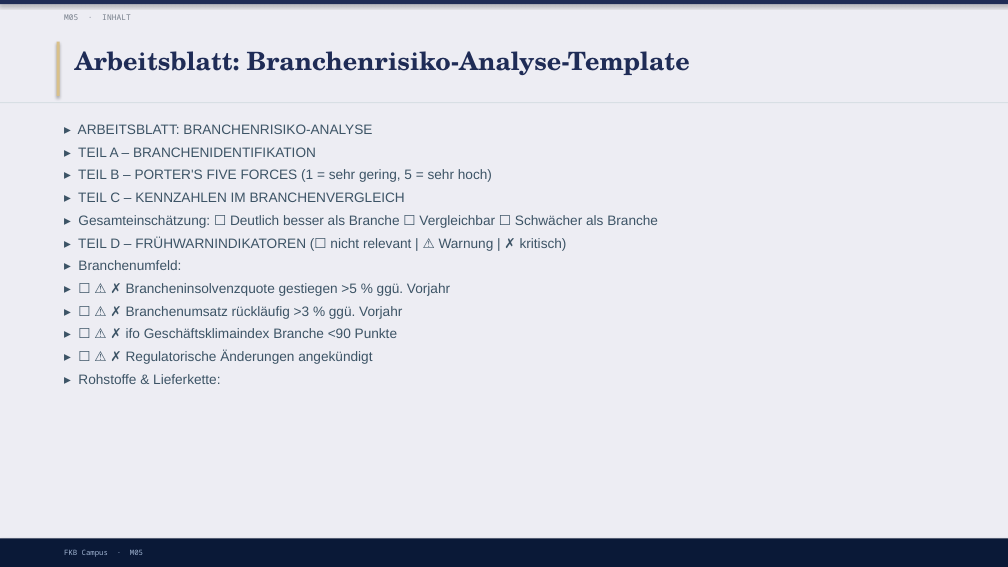
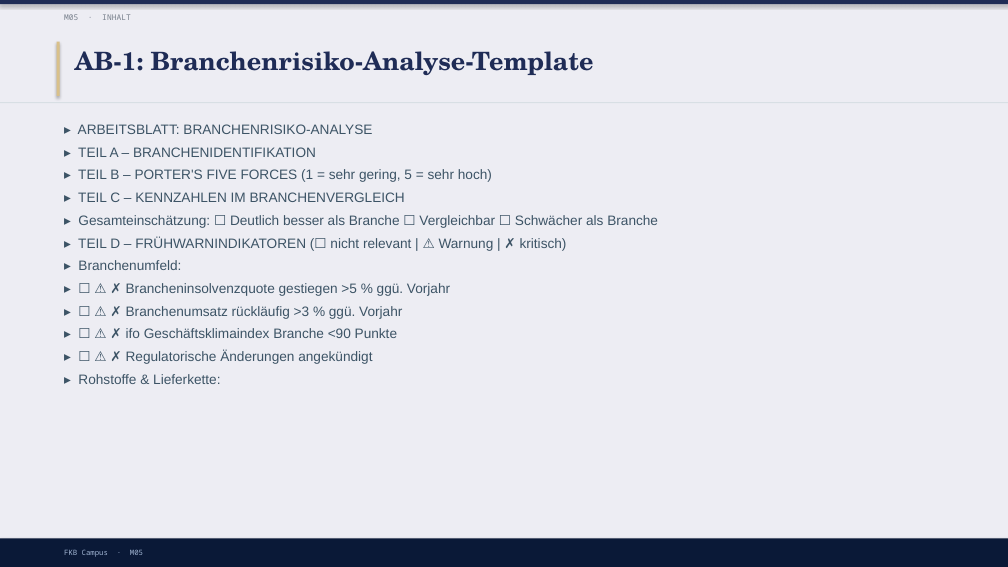
Before and after one commit to ck5rqc47pr-byte/firmenkundenakademie-online, a slide deck: slide 16 of protected-downloads/praesentation/M05.pptx. Drawn at 1008x567 pixels with LibreOffice and Linux fonts; fonts in the diff are those of the drawing. Boxes give left, top, right and bottom in pixels: in the first picture for what was removed or moved away, otherwise in the second. Text is boxed around its words. In the diff, an @@ line names an element or a change of style, - is before the commit and + after.

```diff
--- a/protected-downloads/praesentation/M05.pptx
+++ b/protected-downloads/praesentation/M05.pptx
@@ text at <box>75,51,594,75</box>: text changed @@
-Arbeitsblatt: Branchenrisiko-Analyse-Template
+AB-1: Branchenrisiko-Analyse-Template
```
Also in this commit, not shown: 1 other slide changed, 41 other files.
